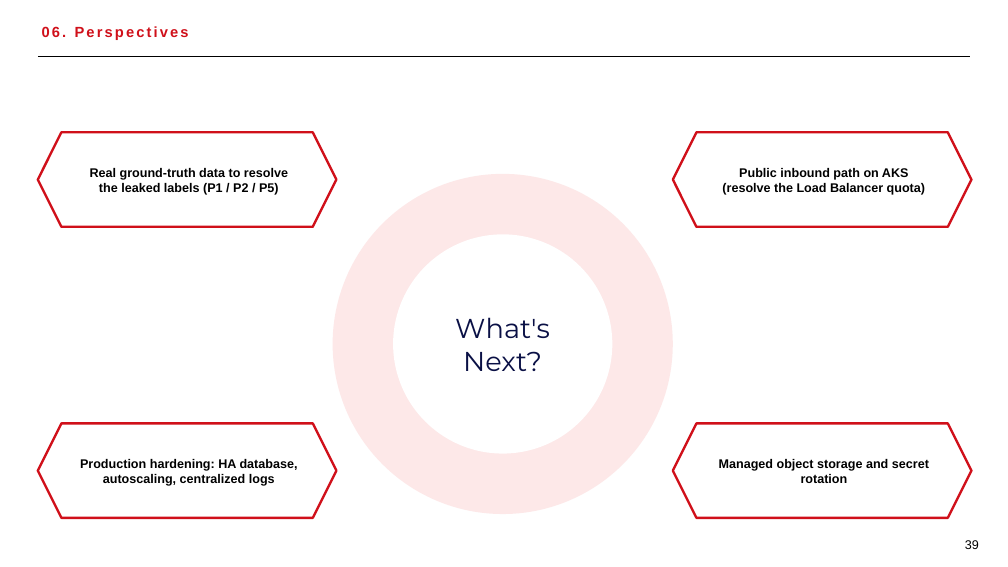
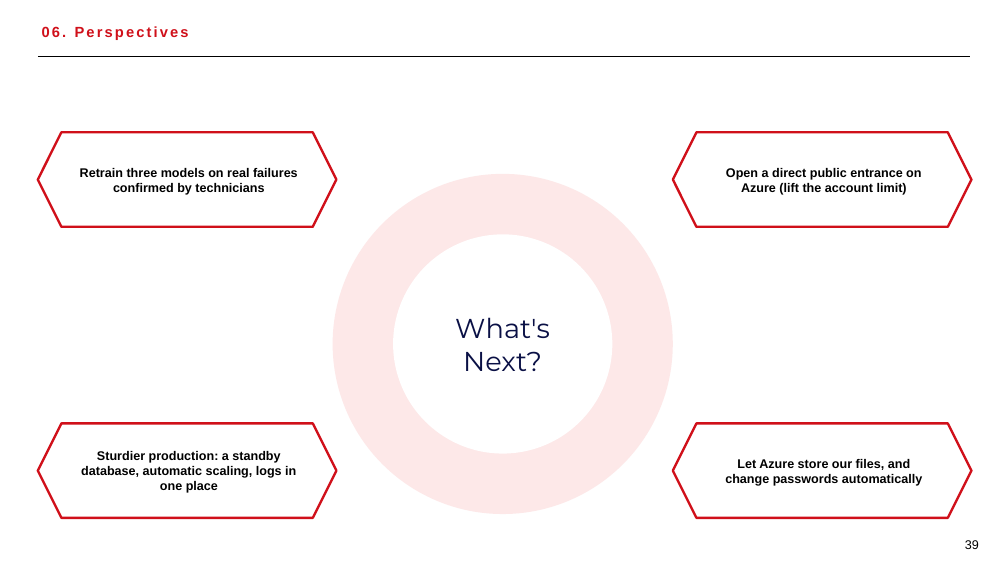
Before and after one commit to hamzAmbarki2/EAMSagemCOm, a slide deck: slide 39 of presentation/technical_defense_final_v2.pptx. Drawn at 1008x567 pixels with LibreOffice and Linux fonts; fonts in the diff are those of the drawing. Boxes give left, top, right and bottom in pixels: in the first picture for what was removed or moved away, otherwise in the second. Text is boxed around its words. In the diff, an @@ line names an element or a change of style, - is before the commit and + after.

```diff
--- a/presentation/technical_defense_final_v2.pptx
+++ b/presentation/technical_defense_final_v2.pptx
@@ text at (x1=80, y1=168, x2=298, y2=195): text changed @@
-Real ground-truth data to resolve the leaked labels (P1 / P2 / P5)
+Retrain three models on real failures confirmed by technicians
@@ text at (x1=726, y1=168, x2=921, y2=195): text changed @@
-Public inbound path on AKS (resolve the Load Balancer quota)
+Open a direct public entrance on Azure (lift the account limit)
@@ text at (x1=81, y1=451, x2=296, y2=493): text changed @@
-Production hardening: HA database, autoscaling, centralized logs
+Sturdier production: a standby database, automatic scaling, logs in one place
@@ text at (x1=725, y1=459, x2=922, y2=486): text changed @@
-Managed object storage and secret rotation
+Let Azure store our files, and change passwords automatically
```
Also in this commit, not shown: 1 other slide changed.
